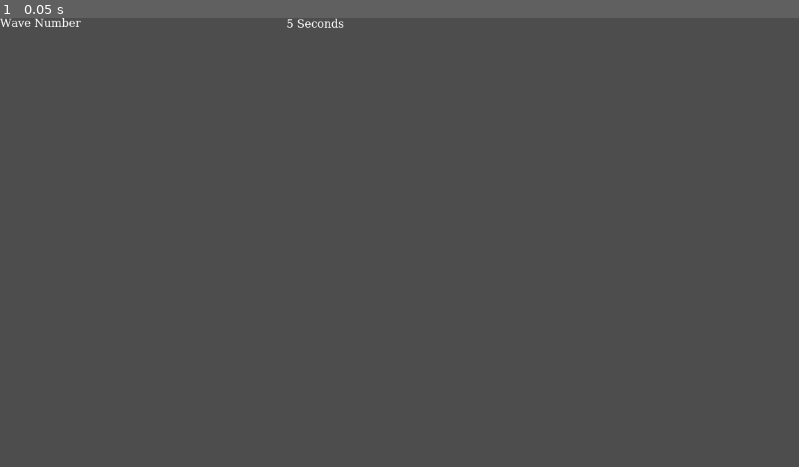
Above: before the commit, frame 1.
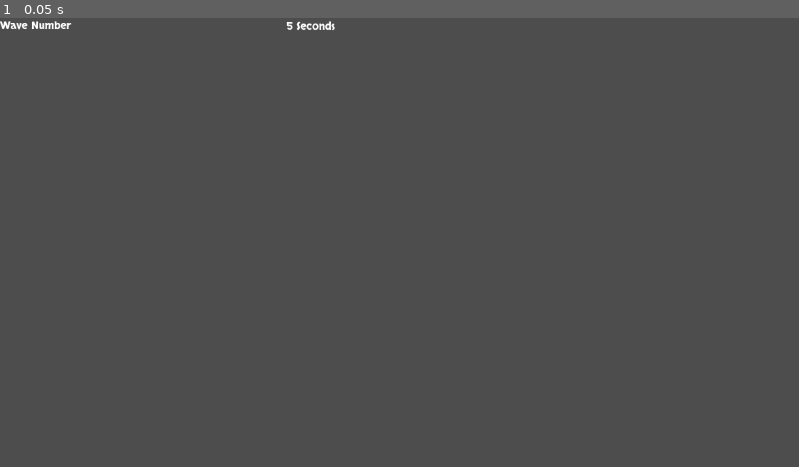
Above: after the commit, the same moment.

Repository: TagDBack/TDB-STB
Game: Godot game, scene res://scenes/miscs/UI.tscn
Same seed, same stepped clock (60 frames per second), same inputs: the game is played once before the commit and once after it. The project has no main scene, so this scene is started directly.
Inputs:
- Up to frame 1 (0.05 s): no input

The runs differ from the first frame. In frame 1, 0.2% of the frame differs, in the area x 0-44%, y 0-3%.
Error before the commit: Parse Error: Identifier "is_boss_wave" not declared in the current scope. (res://scripts/wave-manager.gd:41)
Error after the commit: Attempt to call function 'get_node' in base 'null instance' on a null instance. (res://scripts/UI.gd:14)

Commit message:
Update Misc UI
- Using Skranji Font
- Update time left with ceiling to 1 decimal point
- Add is_boss_wave for convenient regarding boss wave

Diff:
--- a/scenes/miscs/UI.tscn
+++ b/scenes/miscs/UI.tscn
@@ -1,17 +1,7 @@
-[gd_scene load_steps=4 format=3 uid="uid://cibl1xqyo1ppq"]
+[gd_scene load_steps=3 format=3 uid="uid://cibl1xqyo1ppq"]
 
 [ext_resource type="Script" path="res://scripts/UI.gd" id="1_f4acd"]
-
-[sub_resource type="FontFile" id="FontFile_nsrtm"]
-cache/0/16/0/ascent = 0.0
-cache/0/16/0/descent = 0.0
-cache/0/16/0/underline_position = 0.0
-cache/0/16/0/underline_thickness = 0.0
-cache/0/16/0/scale = 1.0
-cache/0/16/0/kerning_overrides/16/0 = Vector2(0, 0)
-
-[sub_resource type="Theme" id="Theme_y36hm"]
-default_font = SubResource("FontFile_nsrtm")
+[ext_resource type="FontFile" uid="uid://cquj38eqa2nsj" path="res://fonts/Skranji/Skranji-Regular.ttf" id="2_ld85q"]
 
 [node name="UI" type="Control"]
 layout_mode = 3
@@ -20,13 +10,14 @@
 anchor_bottom = 1.0
 grow_horizontal = 2
 grow_vertical = 2
-theme = SubResource("Theme_y36hm")
 script = ExtResource("1_f4acd")
 
 [node name="Wave Number" type="RichTextLabel" parent="."]
 layout_mode = 0
 offset_right = 270.0
 offset_bottom = 106.0
+theme_override_fonts/normal_font = ExtResource("2_ld85q")
+bbcode_enabled = true
 text = "Wave Number"
 
 [node name="Wave Time Left" type="RichTextLabel" parent="."]
@@ -35,4 +26,6 @@
 offset_top = 1.0
 offset_right = 794.0
 offset_bottom = 79.0
+theme_override_fonts/normal_font = ExtResource("2_ld85q")
+bbcode_enabled = true
 text = "5 Seconds"
--- a/scripts/wave-manager.gd
+++ b/scripts/wave-manager.gd
@@ -1,6 +1,7 @@
 extends Node
 
 var is_start = false
+@export var is_boss_wave = false
 @export var is_endless_mode = false
 @export var wave_number = 0
 @export var wave_timer: Timer = null
@@ -61,6 +62,7 @@
 	# Call different function if desired
 	#
 	if (wave_number % 5 == 0):
+		is_boss_wave = true
 		print("endless mode boss wave")
 
 		# Do boss wave spawner here
@@ -69,6 +71,7 @@
 		boss_death()
 		# Delete until this
 	else:
+		is_boss_wave = false
 		print("endless mode normal wave")
 
 		# Do normal wave spawner here
@@ -79,6 +82,7 @@
 
 func _deferred_boss_death():
 	if wave_number % 5 == 0:
+		is_boss_wave = false
 		next_wave()
 
 func calculate_multiplier():
